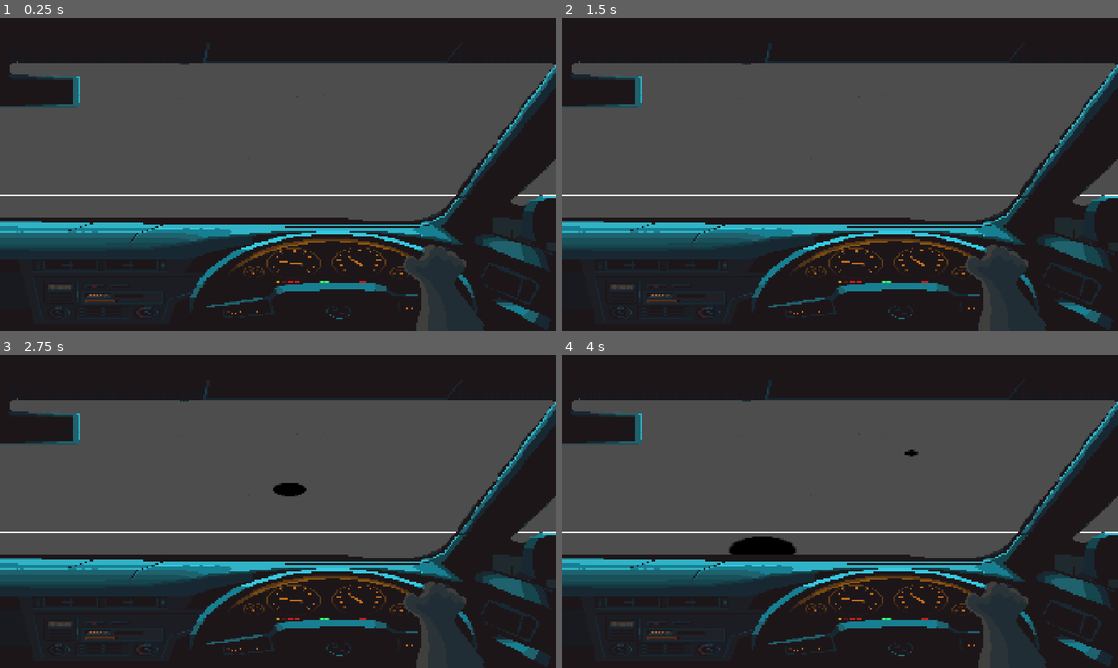
Above: before the commit, frames 1-4 (two rows, left to right).
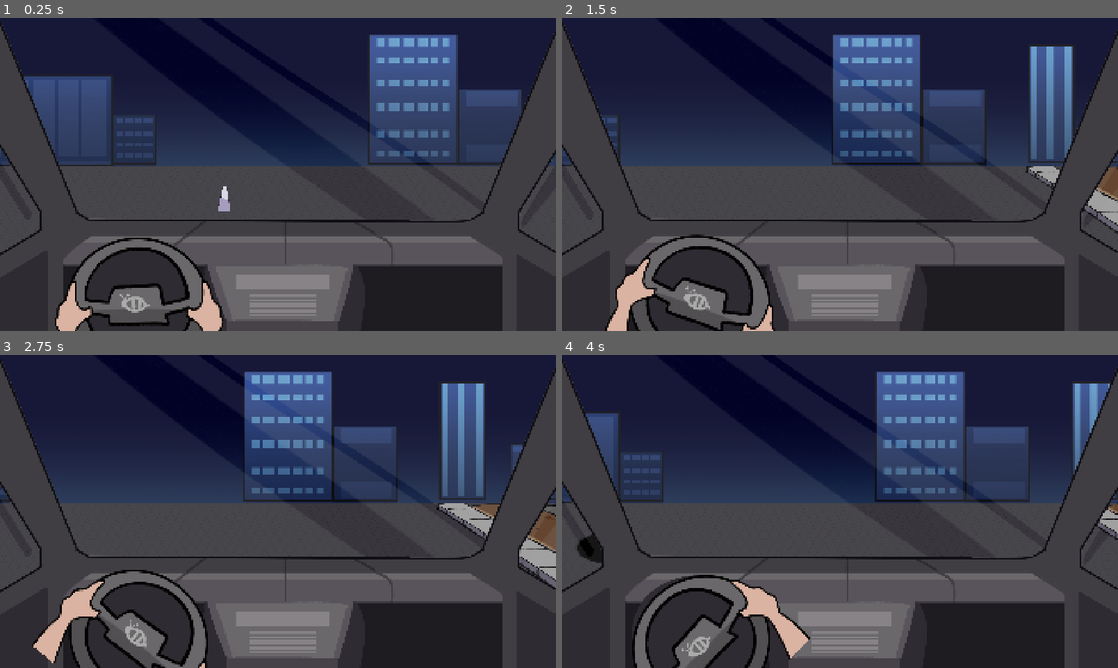
Above: after the commit, the same moments.

Repository: k3mystra/needy-college-student
Game: Godot game, scene res://DrivingMiniGame/Scenes/driving_mini_game.tscn
Same seed, same stepped clock (60 frames per second), same inputs: the game is played once before the commit and once after it. This scene is started directly instead of the project's main scene.
Inputs:
- Up to frame 1 (0.25 s): no input
- Up to frame 2 (1.5 s): tap Enter at 0.5 s; hold Right (ui_right) 0.53-1.28 s; hold Left (ui_left) from 1.28 s (still down)
- Up to frame 3 (2.75 s): release Left (ui_left) at 2.03 s; hold Right (ui_right) from 2.03 s (still down)
- Up to frame 4 (4 s): release Right (ui_right) at 3.53 s; hold Left (ui_left) from 3.53 s (still down)

The runs differ from the first frame. In frame 1, 76% of the frame differs, in the area x 0-100%, y 0-100%; in frame 2, 76%; in frame 3, 76%; in frame 4, 76%.

Commit message:
added in the assets for driving minigame

Diff:
--- a/DrivingMiniGame/Scenes/CarDashboard.tscn
+++ b/DrivingMiniGame/Scenes/CarDashboard.tscn
@@ -1,39 +1,42 @@
 [gd_scene format=3 uid="uid://5pbgdqctex1l"]
 
 [ext_resource type="Script" uid="uid://bkevcshyusnpx" path="res://DrivingMiniGame/Scripts/car_dashboard.gd" id="1_d7gq5"]
-[ext_resource type="Texture2D" uid="uid://dx8xi2no13st1" path="res://DrivingMiniGame/CarDashboardPlaceholder.png" id="2_jaalo"]
+[ext_resource type="Texture2D" uid="uid://vl81e7vrj1ic" path="res://DrivingMiniGame/dan_carseat.png" id="2_pmyov"]
+[ext_resource type="Texture2D" uid="uid://d381wx1seh637" path="res://DrivingMiniGame/wheelfront.png" id="3_2kqul"]
 
 [sub_resource type="RectangleShape2D" id="RectangleShape2D_5hgjn"]
-size = Vector2(26.139618, 20)
+size = Vector2(32.30608, 20)
 
 [sub_resource type="RectangleShape2D" id="RectangleShape2D_jaalo"]
-size = Vector2(241, 148.5)
+size = Vector2(289.5, 198.5)
 
 [sub_resource type="RectangleShape2D" id="RectangleShape2D_55fhc"]
-size = Vector2(217, 146)
+size = Vector2(272.5, 193)
 
 [node name="CarDashboard" type="CharacterBody2D" unique_id=624995954]
 script = ExtResource("1_d7gq5")
 
-[node name="CarDashboardPlaceholder" type="Sprite2D" parent="." unique_id=1380996085]
-position = Vector2(0, 503)
-rotation = 3.1415927
-scale = Vector2(0.61755174, -0.46062022)
-texture = ExtResource("2_jaalo")
+[node name="DanCarseat" type="Sprite2D" parent="." unique_id=1700865012]
+position = Vector2(185, 541)
+texture = ExtResource("2_pmyov")
+
+[node name="DrivingWheel" type="Sprite2D" parent="." unique_id=1374035036]
+position = Vector2(-273, 979)
+texture = ExtResource("3_2kqul")
 
 [node name="CarWidthCollider" type="CollisionShape2D" parent="." unique_id=2068832888]
-position = Vector2(0, 1003)
+position = Vector2(183.2025, 1003)
 scale = Vector2(59.419, 7.4)
 shape = SubResource("RectangleShape2D_5hgjn")
 
 [node name="Area2D" type="Area2D" parent="." unique_id=587969635]
 
 [node name="LeftWheelCollider" type="CollisionShape2D" parent="Area2D" unique_id=1423224965]
-position = Vector2(-660, 1004.25)
+position = Vector2(-635.75, 979.25)
 shape = SubResource("RectangleShape2D_jaalo")
 
 [node name="RightWheelCollider" type="CollisionShape2D" parent="Area2D" unique_id=946337406]
-position = Vector2(509, 1005)
+position = Vector2(1006.25, 981.5)
 shape = SubResource("RectangleShape2D_55fhc")
 
 [connection signal="area_entered" from="Area2D" to="." method="_on_area_2d_area_entered"]
--- a/DrivingMiniGame/Scenes/driving_mini_game.tscn
+++ b/DrivingMiniGame/Scenes/driving_mini_game.tscn
@@ -3,21 +3,32 @@
 [ext_resource type="Script" uid="uid://yhxks8x73vf1" path="res://DrivingMiniGame/Scripts/driving_mini_game.gd" id="1_21l2p"]
 [ext_resource type="PackedScene" uid="uid://5pbgdqctex1l" path="res://DrivingMiniGame/Scenes/CarDashboard.tscn" id="2_h0y7q"]
 [ext_resource type="PackedScene" uid="uid://n7u5iqb0stpd" path="res://DrivingMiniGame/Scenes/car_boundary.tscn" id="3_agv8p"]
+[ext_resource type="Script" uid="uid://bkhrtjpinu0f8" path="res://DrivingMiniGame/Scripts/camera_2d.gd" id="3_h0y7q"]
+[ext_resource type="PackedScene" uid="uid://d1shadgpu7vcm" path="res://DrivingMiniGame/Scenes/road_scene.tscn" id="4_agv8p"]
 
 [node name="DrivingMiniGame" type="Node2D" unique_id=51446634]
 script = ExtResource("1_21l2p")
 
 [node name="CarDashboard" parent="." unique_id=624995954 instance=ExtResource("2_h0y7q")]
-position = Vector2(1728, 0)
+z_index = 1
+position = Vector2(1728, -6)
 
 [node name="Camera2D" type="Camera2D" parent="CarDashboard" unique_id=1118085567]
-position = Vector2(-2, 503)
-zoom = Vector2(1.245, 0.94)
+position = Vector2(182, 546)
+zoom = Vector2(1.03, 1.03)
+script = ExtResource("3_h0y7q")
+
+[node name="RoadScene" parent="." unique_id=899182019 instance=ExtResource("4_agv8p")]
+position = Vector2(1729, 0)
 
 [node name="CarBoundary" parent="." unique_id=787241941 instance=ExtResource("3_agv8p")]
 position = Vector2(1324, 0)
 
 [node name="Timer" type="Timer" parent="." unique_id=739408166]
+wait_time = 3.0
 autostart = true
 
+[node name="Node2D" type="Node2D" parent="." unique_id=896591501]
+position = Vector2(1738, 513)
+
 [connection signal="timeout" from="Timer" to="." method="_on_timer_timeout"]
--- /dev/null
+++ b/DrivingMiniGame/Scenes/road_pattern.tscn
@@ -0,0 +1,12 @@
+[gd_scene format=3 uid="uid://dji7qe18valke"]
+
+[ext_resource type="Script" uid="uid://c4afx7m4runey" path="res://DrivingMiniGame/Scripts/road_pattern.gd" id="1_d1vgt"]
+[ext_resource type="Texture2D" uid="uid://gcogqm1kcm1a" path="res://DrivingMiniGame/dan_roadpattern.png" id="1_xaps5"]
+
+[node name="RoadPattern" type="Area2D" unique_id=962580853]
+scale = Vector2(4.159998, 2.1007988)
+script = ExtResource("1_d1vgt")
+
+[node name="Sprite2D" type="Sprite2D" parent="." unique_id=380167529]
+scale = Vector2(0.0400002, 0.0400002)
+texture = ExtResource("1_xaps5")
--- /dev/null
+++ b/DrivingMiniGame/Scenes/road_scene.tscn
@@ -0,0 +1,53 @@
+[gd_scene format=3 uid="uid://d1shadgpu7vcm"]
+
+[ext_resource type="Script" uid="uid://u62vjtk22vtd" path="res://DrivingMiniGame/Scripts/road_scene.gd" id="1_j1l2f"]
+[ext_resource type="Texture2D" uid="uid://t4m41wq60cmv" path="res://DrivingMiniGame/borderleft.png" id="1_shaok"]
+[ext_resource type="Texture2D" uid="uid://opws14mw5yh1" path="res://DrivingMiniGame/dan_road.png" id="2_j1l2f"]
+[ext_resource type="Texture2D" uid="uid://ijlffygqhfv4" path="res://DrivingMiniGame/dan_sky.png" id="3_sx5di"]
+
+[node name="RoadScene" type="Node2D" unique_id=899182019]
+script = ExtResource("1_j1l2f")
+
+[node name="Ref" type="Node2D" parent="." unique_id=1258198214]
+position = Vector2(-3, 17)
+
+[node name="DanSky" type="Sprite2D" parent="Ref" unique_id=1832974850]
+z_index = -2
+position = Vector2(6, 527)
+scale = Vector2(1.655, 1)
+texture = ExtResource("3_sx5di")
+
+[node name="Node2D" type="Node2D" parent="Ref" unique_id=1163439089]
+position = Vector2(0, 527)
+scale = Vector2(0.99, 0.505)
+
+[node name="DanRoad" type="Sprite2D" parent="Ref/Node2D" unique_id=423955318]
+z_index = -1
+position = Vector2(2, 527)
+scale = Vector2(1.665, 1)
+texture = ExtResource("2_j1l2f")
+
+[node name="DanRoad2" type="Sprite2D" parent="Ref/Node2D" unique_id=197030059]
+z_index = -1
+position = Vector2(2, -19.802002)
+scale = Vector2(1.665, 1)
+texture = ExtResource("2_j1l2f")
+
+[node name="Borderright" type="Sprite2D" parent="Ref/Node2D" unique_id=1801417179]
+position = Vector2(1374, 235.64362)
+texture = ExtResource("1_shaok")
+flip_h = true
+
+[node name="Borderleft" type="Sprite2D" parent="Ref/Node2D" unique_id=686607083]
+position = Vector2(-1366, 233.66339)
+texture = ExtResource("1_shaok")
+
+[node name="Camera2D" type="Camera2D" parent="." unique_id=623353005]
+position = Vector2(632, 533)
+zoom = Vector2(1, 1.03)
+
+[node name="Timer" type="Timer" parent="." unique_id=1298356739]
+wait_time = 1.5
+autostart = true
+
+[connection signal="timeout" from="Timer" to="." method="_on_timer_timeout"]
--- /dev/null
+++ b/DrivingMiniGame/Scripts/camera_2d.gd
@@ -0,0 +1,35 @@
+extends Camera2D
+
+var randomStrength = 30.0
+var shakeFade = 5.0
+
+var rng = RandomNumberGenerator.new()
+var shakeStrength = 0.0
+
+var shakeCamera = false
+var shakeTimer: float
+var shakeDuration = 0.2
+
+# Called when the node enters the scene tree for the first time.
+func _ready() -> void:
+	pass # Replace with function body.
+
+# Called every frame. 'delta' is the elapsed time since the previous frame.
+func _process(delta: float) -> void:
+	if shakeCamera:
+		_apply_shake()
+		shakeTimer += delta
+
+		if shakeTimer >= shakeDuration:
+			shakeCamera = false
+			shakeTimer = 0
+
+	if shakeStrength > 0:
+		shakeStrength = lerpf(shakeStrength, 0, shakeFade * delta)
+		offset = _random_offset()
+
+func _apply_shake():
+	shakeStrength = randomStrength
+
+func _random_offset() -> Vector2:
+	return Vector2(rng.randf_range(-shakeStrength, shakeStrength), rng.randf_range(-shakeStrength, shakeStrength))
--- a/DrivingMiniGame/Scripts/car_dashboard.gd
+++ b/DrivingMiniGame/Scripts/car_dashboard.gd
@@ -3,6 +3,9 @@
 var potholeHit
 var tireHealth = 3
 const SPEED = 600.0
+var rotationSpeed = 120
+@onready var DrivingWheel = $DrivingWheel
+
 func _physics_process(delta: float) -> void:
 
 	# Get the input direction and handle the movement/deceleration.
@@ -14,9 +17,18 @@
 		velocity.x = move_toward(velocity.x, 0, SPEED)
 
 	move_and_slide()
+	_rotate_wheel(delta)
 
 func _on_area_2d_area_entered(area: Area2D) -> void:
 	if area.is_in_group("pothole"):
 		print("player hit pothole")
 		tireHealth -= 1
 		potholeHit = true
+
+func _rotate_wheel(delta):
+	if velocity.x < 0 and DrivingWheel.rotation_degrees >= -45:
+		DrivingWheel.rotation_degrees = move_toward(DrivingWheel.rotation_degrees, -45, rotationSpeed * delta)
+	elif velocity.x > 0 and DrivingWheel.rotation_degrees <= 45:
+		DrivingWheel.rotation_degrees = move_toward(DrivingWheel.rotation_degrees, 45, rotationSpeed * delta)
+	else:
+		DrivingWheel.rotation_degrees = move_toward(DrivingWheel.rotation_degrees, 0, 200 * delta)
--- a/DrivingMiniGame/Scripts/driving_mini_game.gd
+++ b/DrivingMiniGame/Scripts/driving_mini_game.gd
@@ -4,17 +4,19 @@
 var spawnRange
 var repairChance
 @onready var CarDashboard = $CarDashboard
+@onready var Camera = $CarDashboard/Camera2D
+
 # Called when the node enters the scene tree for the first time.
 func _ready() -> void:
-	_draw()
+	pass
 
 # Called every frame. 'delta' is the elapsed time since the previous frame.
 func _process(delta: float) -> void:
 	_car_tire_puncture()
 
 func _on_timer_timeout() -> void:
-	spawnRange = randi_range(200, 3200)
-	_spawnPotholes(Vector2(spawnRange, 300))
+	spawnRange = randi_range(770, 2580)
+	_spawnPotholes(Vector2(spawnRange, 520))
 
 func _spawnPotholes(pos):
 	var scene_to_instantiate = potholeScene.instantiate()
@@ -22,9 +24,6 @@
 	scene_to_instantiate.add_to_group("pothole")
 	scene_to_instantiate.position = pos
 	add_child(scene_to_instantiate)
-
-func _draw():
-	draw_line(Vector2(0, 580), Vector2(4000, 580), Color.WHITE, 2.0)
 
 func _car_tire_puncture():
 	#if CarDashboard.potholeHit == true:
@@ -34,6 +33,8 @@
 			##CarDashboard.potholeHit = false
 		##else:
 			##CarDashboard.potholeHit = false
+	if CarDashboard.potholeHit:
+		Camera.shakeCamera = true
 
 	if CarDashboard.tireHealth <= 0:
 		print("Player now has to repair tire")
--- a/DrivingMiniGame/Scripts/potholes.gd
+++ b/DrivingMiniGame/Scripts/potholes.gd
@@ -5,7 +5,7 @@
 func _process(delta):
 	position.y += 200 * delta
 	_move_towards(delta)
-	scale += Vector2(2, 2) * delta
+	scale += Vector2(4, 4) * delta
 
 	if position.y >= 1000:
 		queue_free()
--- /dev/null
+++ b/DrivingMiniGame/Scripts/road_pattern.gd
@@ -0,0 +1,8 @@
+extends Area2D
+
+func _process(delta):
+	position.y += 400 * delta
+	scale += Vector2(16, 16) * delta
+
+	if position.y >= 1000:
+		queue_free()
--- /dev/null
+++ b/DrivingMiniGame/Scripts/road_scene.gd
@@ -0,0 +1,21 @@
+extends Node2D
+
+var roadPattern = preload("res://DrivingMiniGame/Scenes/road_pattern.tscn")
+
+# Called when the node enters the scene tree for the first time.
+func _ready() -> void:
+	_spawn_road_pattern()
+
+
+# Called every frame. 'delta' is the elapsed time since the previous frame.
+func _process(delta: float) -> void:
+	pass
+
+func _spawn_road_pattern():
+	var scene_to_instantiate = roadPattern.instantiate()
+	scene_to_instantiate.position = Vector2(0, 520)
+	add_child(scene_to_instantiate)
+
+
+func _on_timer_timeout() -> void:
+	_spawn_road_pattern()
Not shown, added: DrivingMiniGame/Scripts/camera_2d.gd.uid
Not shown, added: DrivingMiniGame/Scripts/road_pattern.gd.uid
Not shown, added: DrivingMiniGame/Scripts/road_scene.gd.uid
Binary file added: DrivingMiniGame/borderleft.png
Not shown, changed: DrivingMiniGame/borderleft.png.import
Binary file added: DrivingMiniGame/dan_carseat.png
Not shown, added: DrivingMiniGame/dan_carseat.png.import
Binary file added: DrivingMiniGame/dan_road.png
Not shown, added: DrivingMiniGame/dan_road.png.import
Binary file added: DrivingMiniGame/dan_roadpattern.png
Not shown, added: DrivingMiniGame/dan_roadpattern.png.import
Binary file added: DrivingMiniGame/dan_sky.png
(and 8 more such lines)
